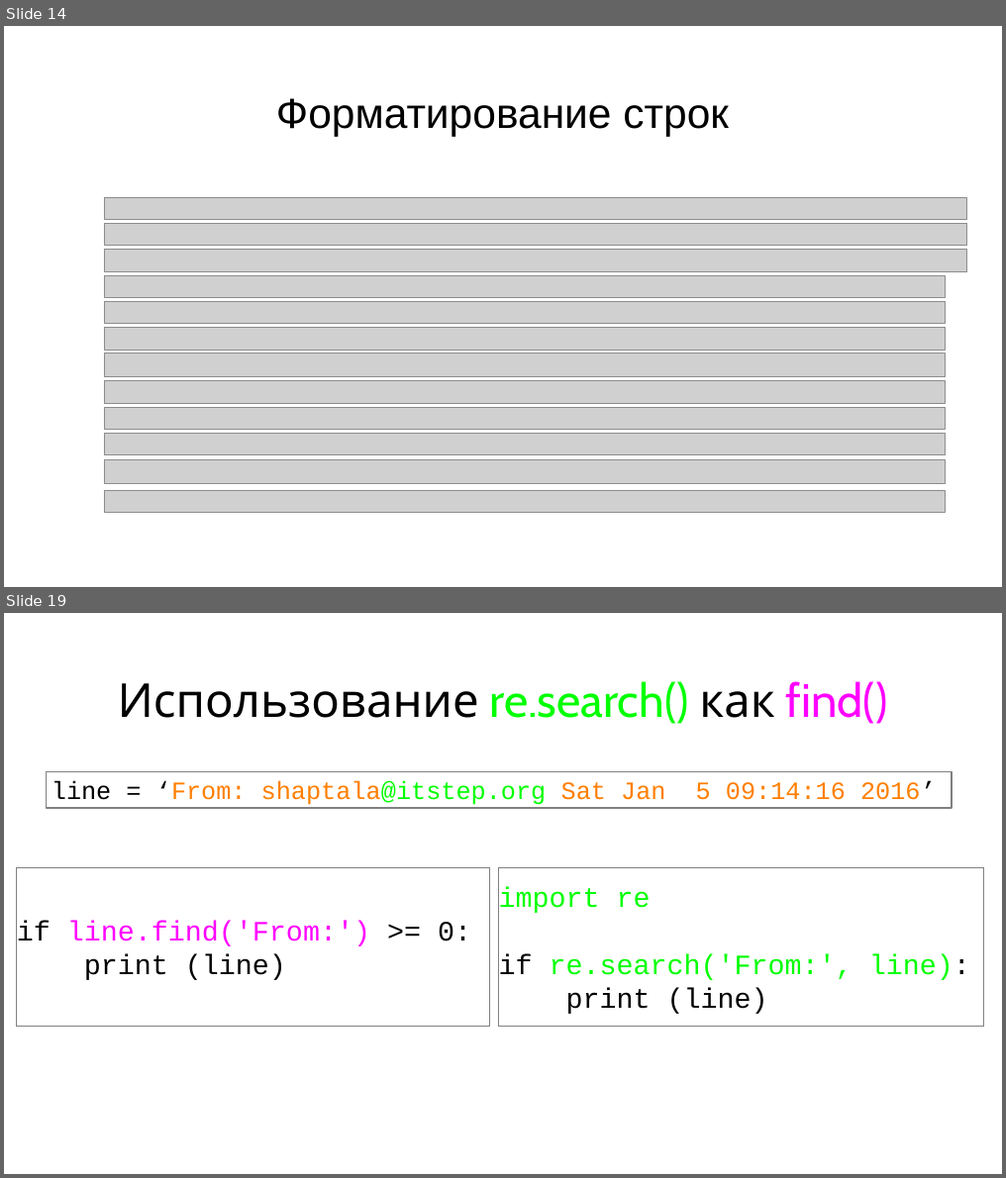
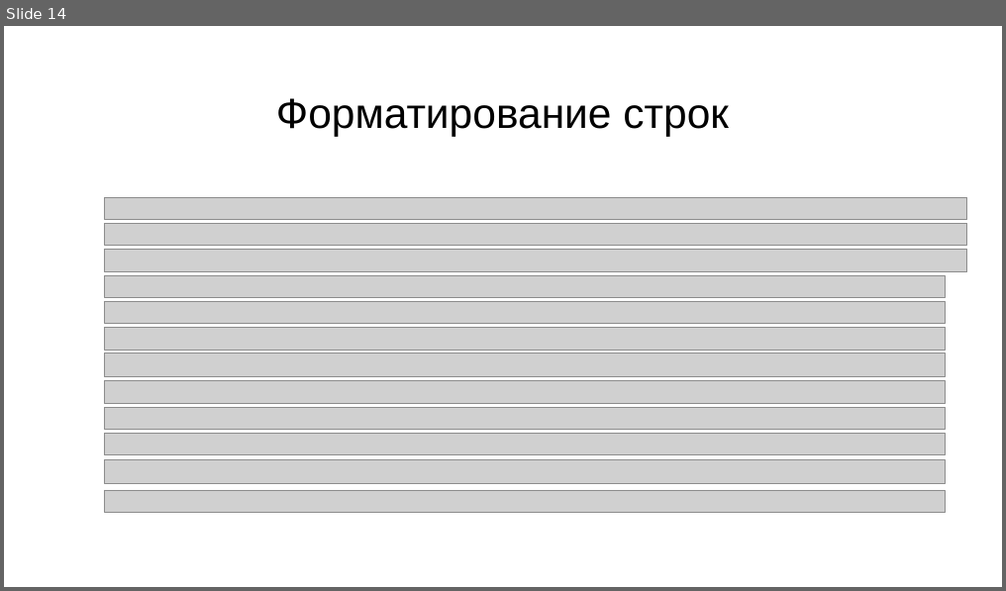
Before and after one commit to maxchv/LearnPython, a slide deck: week06/Strings.pptx. Shown one above the other, each under a label of ours: slides 14 and 19 before the commit, slide 14 after it; the slides between them are not shown. The pictures are 1006x1178 and 1006x591 pixels, drawn with LibreOffice and Linux fonts; fonts in the diff are those of the drawing; grey boxes stand for pictures. Boxes give left, top, right and bottom in pixels: in the first picture for what was removed or moved away, otherwise in the second. Text is boxed around its words. In the diff, an @@ line names an element or a change of style, - is before the commit and + after.

```diff
--- a/week06/Strings.pptx
+++ b/week06/Strings.pptx
@@ slide 19 removed at box(4, 613, 1002, 1174), background #FFFFFF @@
@@ title removed at box(118, 681, 888, 724) @@
-Использование re.search() как find()
@@ rectangle removed at box(47, 771, 951, 808) @@
-line = ‘From: shaptala@itstep.org Sat Jan 5 09:14:16 2016’
@@ rectangle removed at box(17, 867, 489, 1026) @@
-if line.find('From:') >= 0:
-print (line)
@@ rectangle removed at box(498, 867, 984, 1026) @@
-import re
-if re.search('From:', line):
-print (line)
```
Also in this commit, not shown: 1 slide changed, 28 other slides removed.
